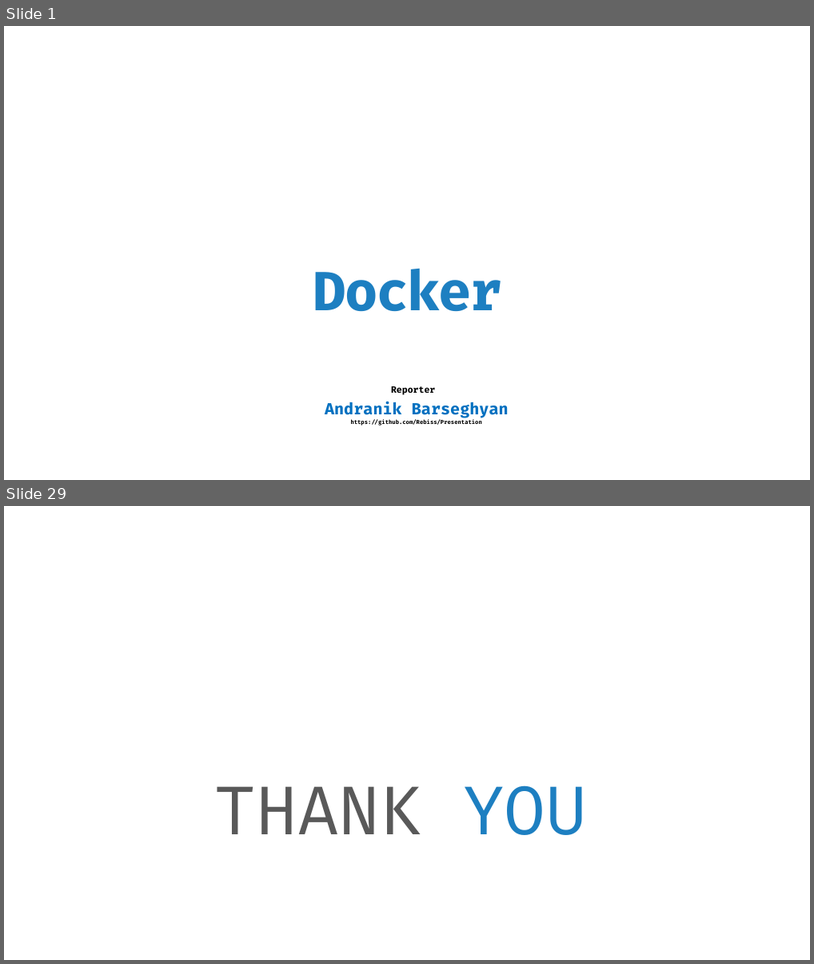
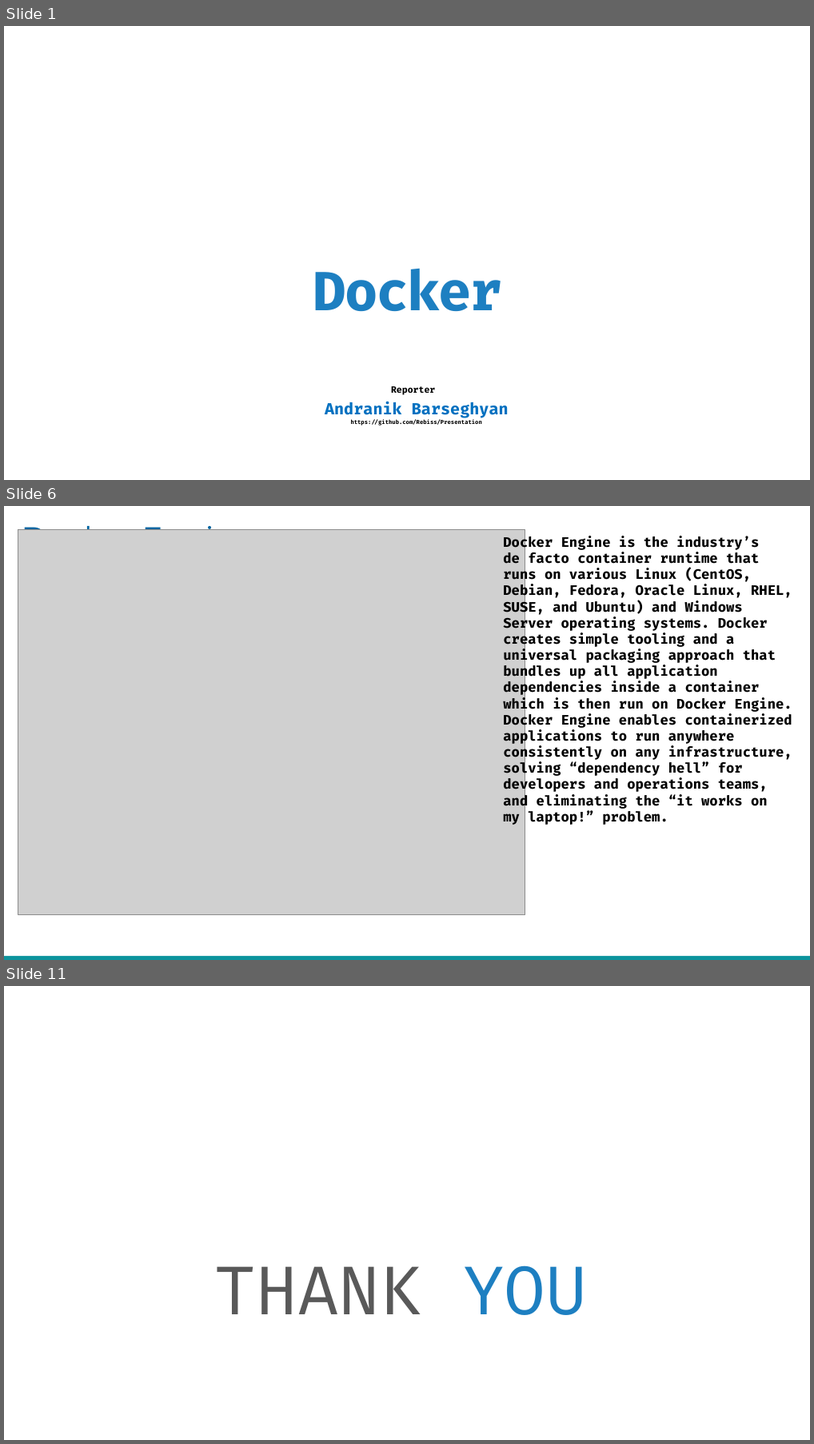
Before and after one commit to nikbarseghyan/Presentation, a slide deck: Docker.pptx. Shown one above the other, each under a label of ours: slides 1 and 29 before the commit, slides 1, 6 and 11 after it; the slides between them are not shown. The pictures are 814x964 and 814x1444 pixels, drawn with LibreOffice and Linux fonts; fonts in the diff are those of the drawing; grey boxes stand for pictures; background and template pictures are left out. Boxes give left, top, right and bottom in pixels: in the first picture for what was removed or moved away, otherwise in the second. Text is boxed around its words. In the diff, an @@ line names an element or a change of style, - is before the commit and + after.

Commit message:
Docker

```diff
--- a/Docker.pptx
+++ b/Docker.pptx
@@ slide 6 added at [4,506,810,960], background #FFFFFF @@
@@ text added at [21,519,254,530], 28 pt, text #0365A1 @@
+Docker Engine
@@ picture added at [18,530,526,915] @@
@@ text added at [503,536,793,824], 12 pt, text #000000, bold @@
+Docker Engine is the industry’s
+de facto container runtime that
+runs on various Linux (CentOS,
+Debian, Fedora, Oracle Linux, RHEL, SUSE, and Ubuntu) and Windows
+Server operating systems. Docker
+creates simple tooling and a
+universal packaging approach that bundles up all application
+dependencies inside a container
+which is then run on Docker Engine. Docker Engine enables containerized applications to run anywhere
+consistently on any infrastructure, solving “dependency hell” for
+developers and operations teams,
+and eliminating the “it works on
+my laptop!” problem.
@@ rectangle added at [4,956,810,960], fill #0D949D @@
@@ what was slide 29 is now slide 11 @@
```
Also in this commit, not shown: 1 slide changed, 7 other slides added, 26 slides removed.
